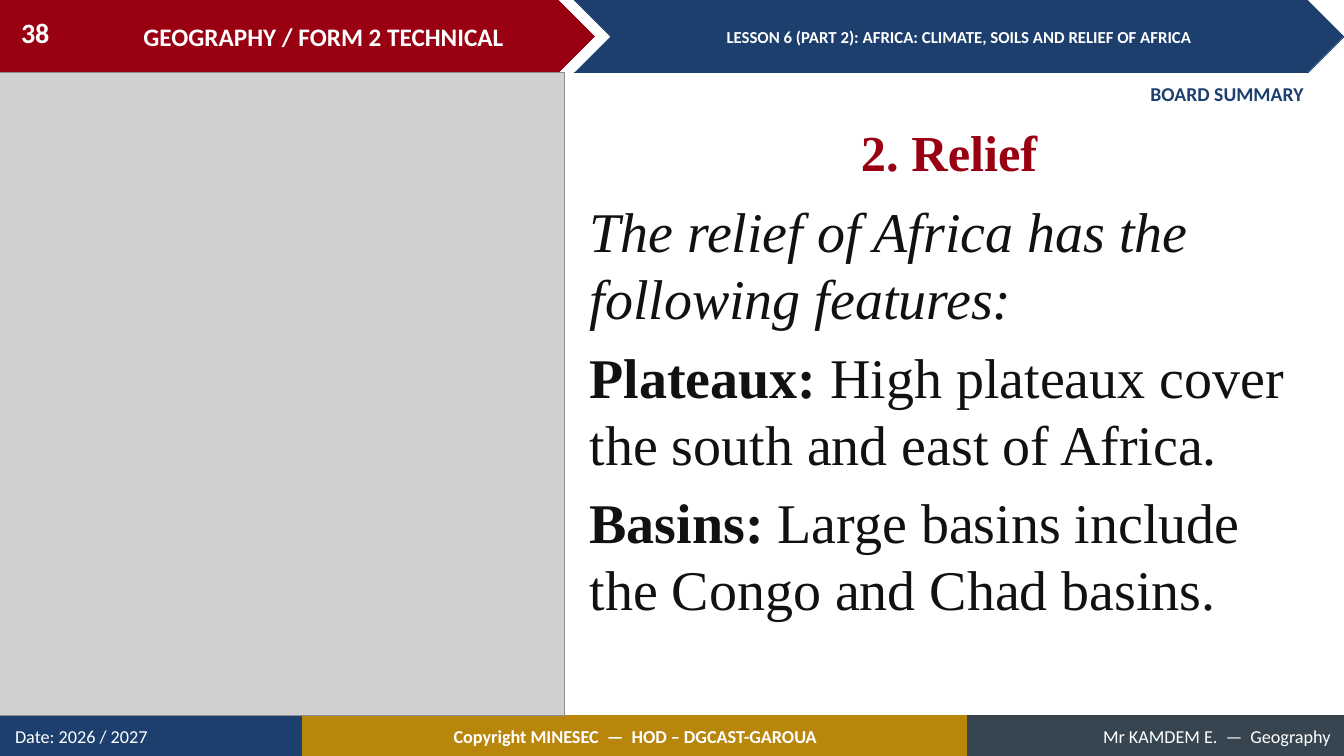
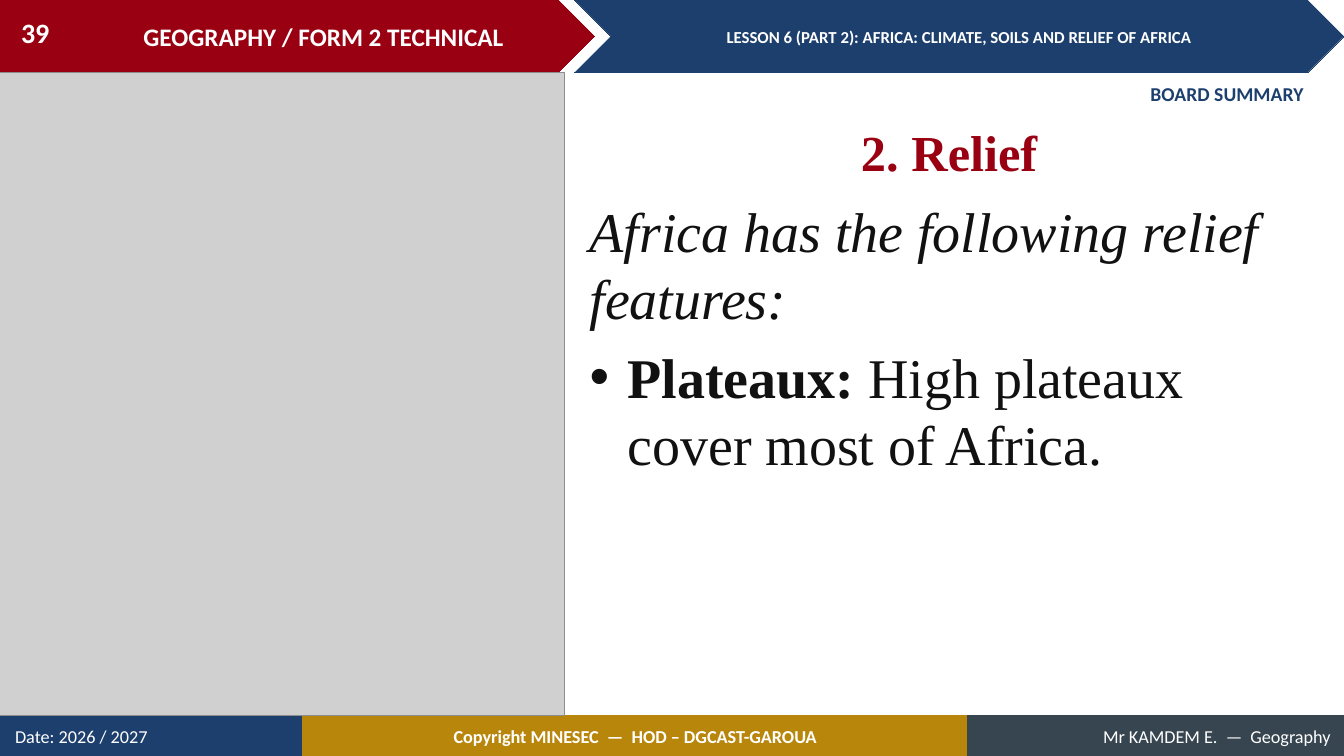
Before and after one commit to Berthautk/linea-github, a slide deck: slide 39 of lecons/F2T/27_S21_L6_P2_Africa_Climate_Soils_Relief.pptx (slide 38 before the commit). Drawn at 1344x756 pixels with LibreOffice and Linux fonts; fonts in the diff are those of the drawing; grey boxes stand for pictures. Boxes give left, top, right and bottom in pixels: in the first picture for what was removed or moved away, otherwise in the second. Text is boxed around its words. In the diff, an @@ line names an element or a change of style, - is before the commit and + after.

```diff
--- a/lecons/F2T/27_S21_L6_P2_Africa_Climate_Soils_Relief.pptx
+++ b/lecons/F2T/27_S21_L6_P2_Africa_Climate_Soils_Relief.pptx
@@ page number at (21, 24, 49, 44): text changed @@
-38
+39
@@ text at (590, 212, 1259, 466): text changed @@
-The relief of Africa has the following features:
-Plateaux: High plateaux cover the south and east of Africa.
-Basins: Large basins include the Congo and Chad basins.
+Africa has the following relief features:
+• Plateaux: High plateaux cover most of Africa.
```
Also in this commit, not shown: 22 other slides changed, 6 slides added, 1 slide removed, 36 other files.
